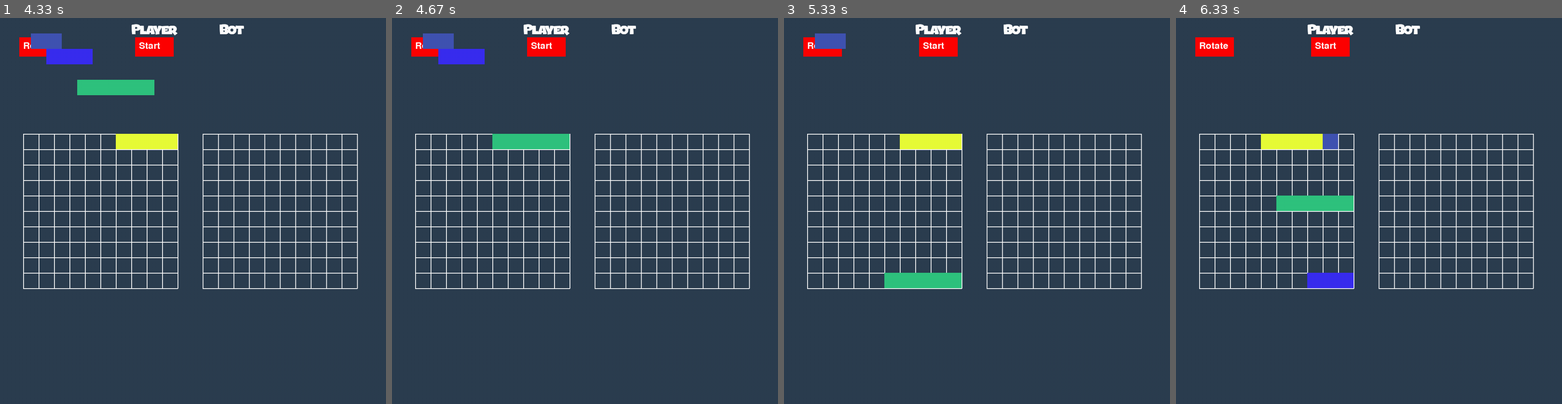
Above: before the commit, frames 1-4 (left to right).
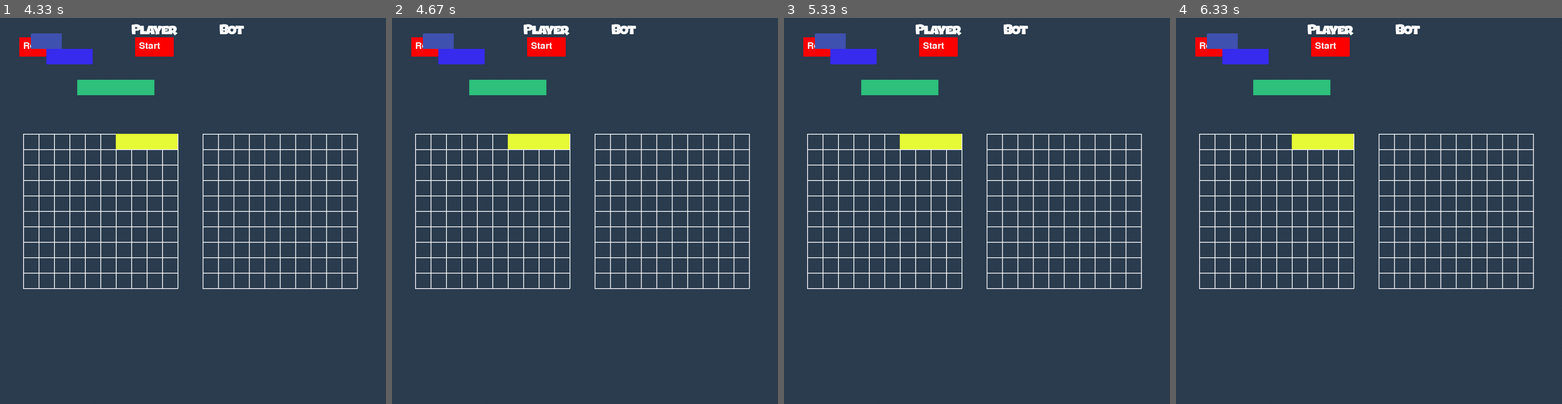
Above: after the commit, the same moments.

Repository: Marius20031/Python_pygame
Game: pygame game, started from main.py
The game is run twice, just before and just after one commit, with the same random seed, the same clock (stepped at 60 frames per second) and the same inputs.
Inputs (mouse positions are in pixels of both pictures, inside the frame that each line leads up to):
- Up to frame 1 (4.33 s): press the mouse at (92, 72) at 3.77 s; move the mouse to (181, 99) at 3.87 s; move the mouse to (270, 129) at 3.97 s; release the mouse at (270, 129) at 4 s; click "Start" at 4.12 s
- Up to frame 2 (4.67 s): press the mouse at (507, 87) at 4.43 s; move the mouse to (561, 83) at 4.53 s; move the mouse to (619, 75) at 4.63 s
- Up to frame 3 (5.33 s): release the mouse at (1011, 75) at 4.67 s; press the mouse at (930, 141) at 4.77 s; move the mouse to (942, 245) at 4.87 s; move the mouse to (957, 349) at 4.97 s; release the mouse at (957, 349) at 5 s; press the mouse at (853, 56) at 5.1 s; move the mouse to (895, 168) at 5.2 s; move the mouse to (938, 280) at 5.3 s
- Up to frame 4 (6.33 s): release the mouse at (1330, 280) at 5.33 s; press the mouse at (1314, 141) at 5.43 s; move the mouse to (1295, 141) at 5.53 s; move the mouse to (1276, 141) at 5.63 s; release the mouse at (1276, 141) at 5.67 s; press the mouse at (1222, 41) at 5.77 s; move the mouse to (1272, 64) at 5.87 s; move the mouse to (1326, 87) at 5.97 s; release the mouse at (1326, 87) at 6 s; press the mouse at (1314, 280) at 6.1 s; move the mouse to (1353, 238) at 6.2 s; move the mouse to (1396, 199) at 6.3 s

Frame 1 is identical in both runs. In frame 2, 1.6% of the frame differs, in the area x 20-46%, y 16-34%; in frame 3, 2.1%; in frame 4, 3.5%, in the area x 8-46%, y 4-70%.

Commit message:
Add files via upload
Merged to main: modify lock

Diff:
--- a/Functii.py
+++ b/Functii.py
@@ -127,6 +127,7 @@
                         #print("seapasa")
                         rotate_boats(last_one_tho)
                     if start_button.collidepoint(event.pos):
+                        print("CE PPPLMA")
                         semafor_start_game=1
                 else:
                     mouse_x, mouse_y = event.pos
@@ -140,29 +141,28 @@
                             last_one_tho=selected
                             print("BARCA A FOST LOVITA SI ESTE BARCA NR: ")
                             print(i)
-                            offset_x = mouse_x - boat_x
-                            offset_y = mouse_y - boat_y
-
+                            #offset_x = mouse_x - boat_x
+                            #offset_y = mouse_y - boat_y
             elif event.type == pygame.MOUSEBUTTONUP:
                 last_one_tho=selected
                 selected = None
             elif event.type == pygame.MOUSEMOTION:
-                if selected is not None:
-                    mouse_x, mouse_y = event.pos
-                    # calcule
-                    min_x = board_x
-                    max_x = board_x +board_width - boat_width_VECT[selected]*cell_size
-                    min_y = board_y
-                    max_y = board_y + board_height - boat_height_VECT[selected]*cell_size
-                    # ajustarea pozitiei
-                    boat_x = min(max(round((mouse_x - offset_x - board_x) / cell_size) * cell_size + board_x, min_x),
-                                 max_x)
-                    boat_y = min(max(round((mouse_y - offset_y - board_y) / cell_size) * cell_size + board_y, min_y),
-                                 max_y)
-                    boats[selected] = (boat_x, boat_y)
-                    print(boat_x)
-                    print(boat_y)
-
+                if(semafor_start_game==0):
+                    if selected is not None:
+                        mouse_x, mouse_y = event.pos
+                        # calcule
+                        min_x = board_x
+                        max_x = board_x +board_width - boat_width_VECT[selected]*cell_size
+                        min_y = board_y
+                        max_y = board_y + board_height - boat_height_VECT[selected]*cell_size
+                        # ajustarea pozitiei
+                        boat_x = min(max(round((mouse_x - offset_x - board_x) / cell_size) * cell_size + board_x, min_x),
+                                     max_x)
+                        boat_y = min(max(round((mouse_y - offset_y - board_y) / cell_size) * cell_size + board_y, min_y),
+                                     max_y)
+                        boats[selected] = (boat_x, boat_y)
+                        print(boat_x)
+                        print(boat_y)
                 # ...
         screen.fill(Fundal)  # funddalula
         draw_board()  # desenam
